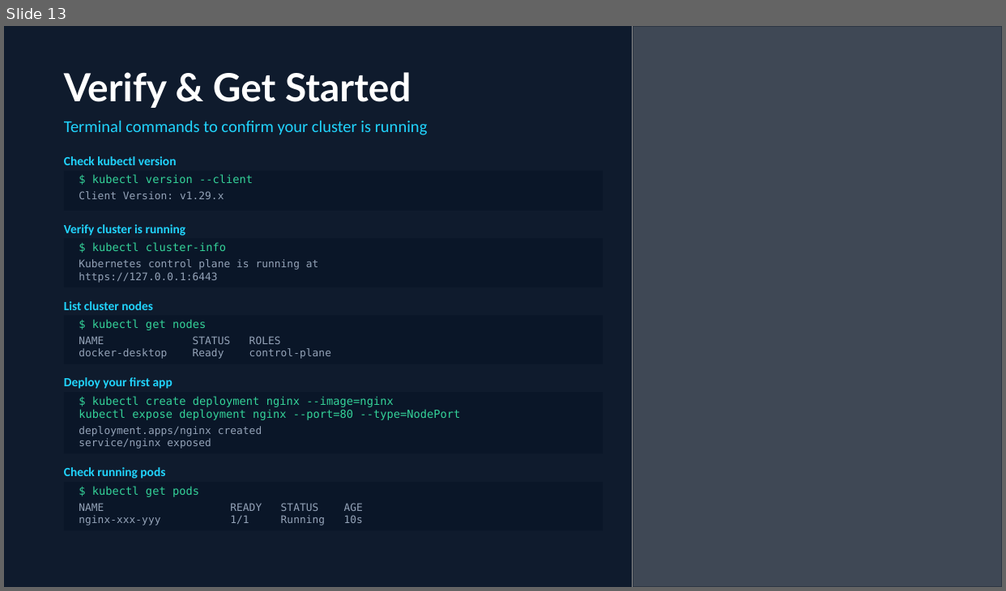
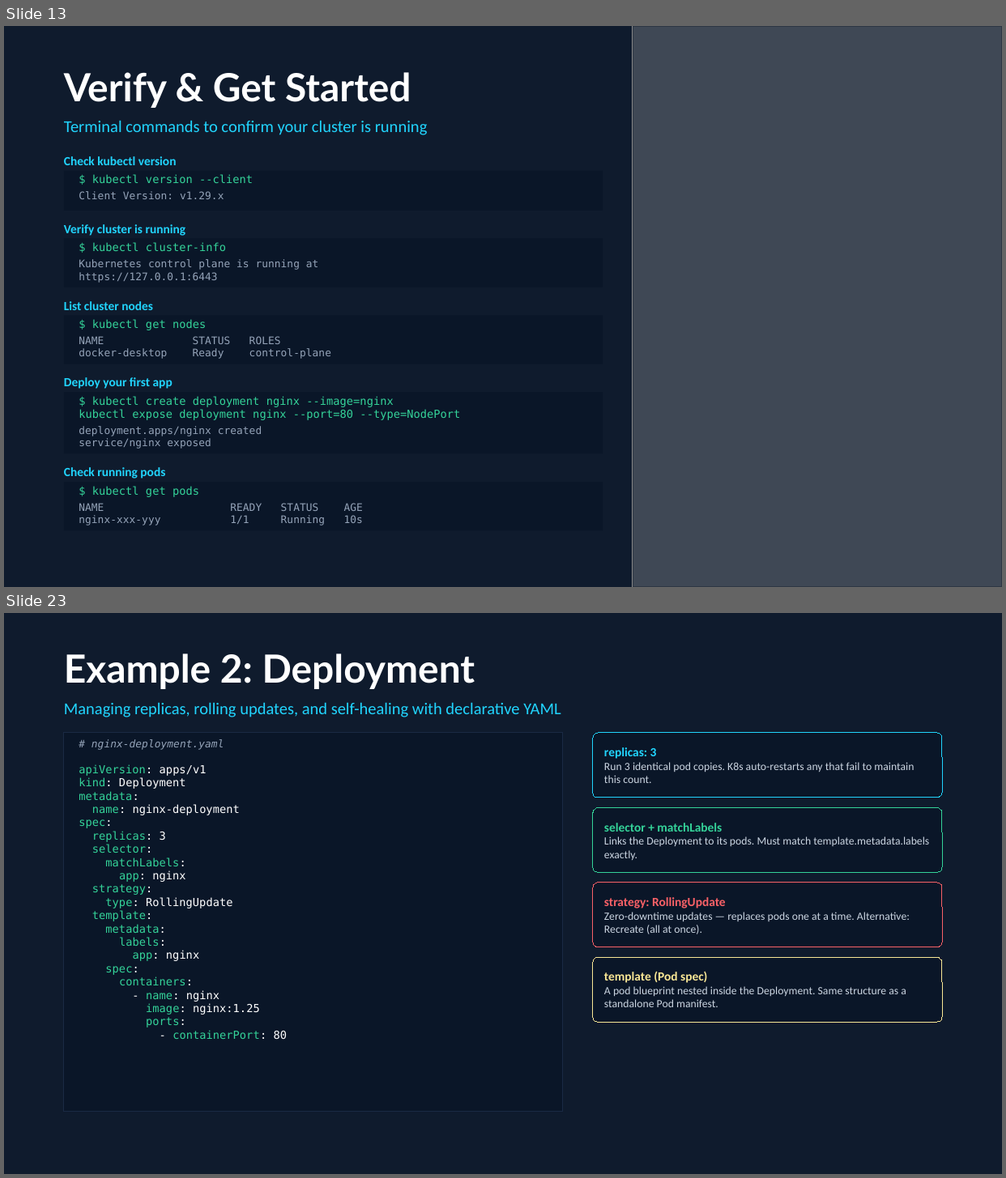
Before and after one commit to atul-matkawala-232/DevOps-Material, a slide deck: 21.kubernetes/Kubernetes.pptx. Shown one above the other, each under a label of ours: slide 13 before the commit, slides 13 and 23 after it; the slides between them are not shown. The pictures are 1006x591 and 1006x1178 pixels, drawn with LibreOffice and Linux fonts; fonts in the diff are those of the drawing; grey boxes stand for pictures. Boxes give left, top, right and bottom in pixels: in the first picture for what was removed or moved away, otherwise in the second. Text is boxed around its words. In the diff, an @@ line names an element or a change of style, - is before the commit and + after.

```diff
--- a/21.kubernetes/Kubernetes.pptx
+++ b/21.kubernetes/Kubernetes.pptx
@@ slide 23 added at box(4, 613, 1002, 1174), background #0F1B2D @@
@@ text added at box(64, 653, 475, 689), 28 pt, text #FFFFFF, bold @@
+Example 2: Deployment
@@ text added at box(64, 702, 560, 717), 12 pt, text #21D4FD @@
+Managing replicas, rolling updates, and self-healing with declarative YAML
@@ rectangle added at box(64, 733, 563, 1112), fill #0A1628, outline #1A2A44 0.75 pt @@
@@ rounded rectangle added at box(593, 733, 942, 798), fill #0A1628, outline #21D4FD 0.75 pt, 8 pt, text #CBD5E1 @@
+replicas: 3
+Run 3 identical pod copies. K8s auto-restarts any that fail to maintain this count.
@@ text added at box(91, 739, 224, 750), 7.5 pt, text #94A3B8, italic @@
+# nginx-deployment.yaml
@@ text added at box(79, 764, 288, 1039), 8 pt, text #34D399 @@
+apiVersion: apps/v1
+kind: Deployment
+metadata:
+name: nginx-deployment
+spec:
+replicas: 3
+selector:
+matchLabels:
+app: nginx
+strategy:
+type: RollingUpdate
+template:
+metadata:
+labels:
+app: nginx
+spec:
+containers:
+- name: nginx
+image: nginx:1.25
+ports:
+- containerPort: 80
@@ rounded rectangle added at box(593, 807, 942, 872), fill #0A1628, outline #34D399 0.75 pt, 8 pt, text #CBD5E1 @@
+selector + matchLabels
+Links the Deployment to its pods. Must match template.metadata.labels exactly.
@@ rounded rectangle added at box(593, 883, 942, 948), fill #0A1628, outline #F96167 0.75 pt, 8 pt, text #CBD5E1 @@
+strategy: RollingUpdate
+Zero-downtime updates — replaces pods one at a time. Alternative: Recreate (all at once).
@@ rounded rectangle added at box(593, 957, 942, 1022), fill #0A1628, outline #F9E795 0.75 pt, 8 pt, text #CBD5E1 @@
+template (Pod spec)
+A pod blueprint nested inside the Deployment. Same structure as a standalone Pod manifest.
```
Also in this commit, not shown: 21 other slides added, 1 slide removed, 6 other files.
